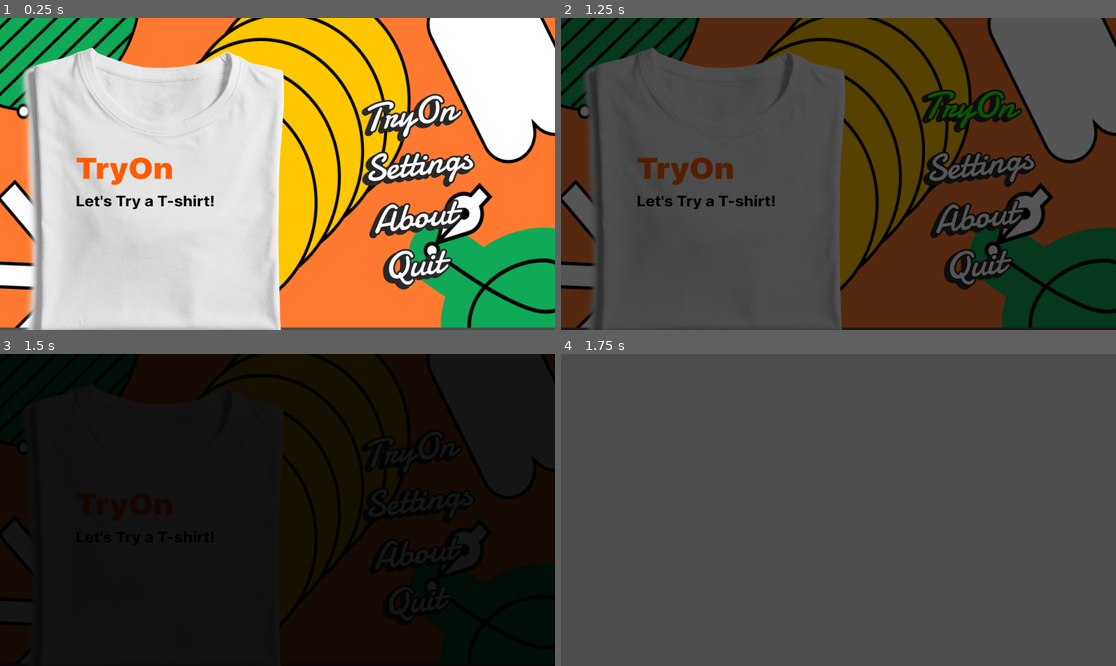
Above: before the commit, frames 1-4 (two rows, left to right).
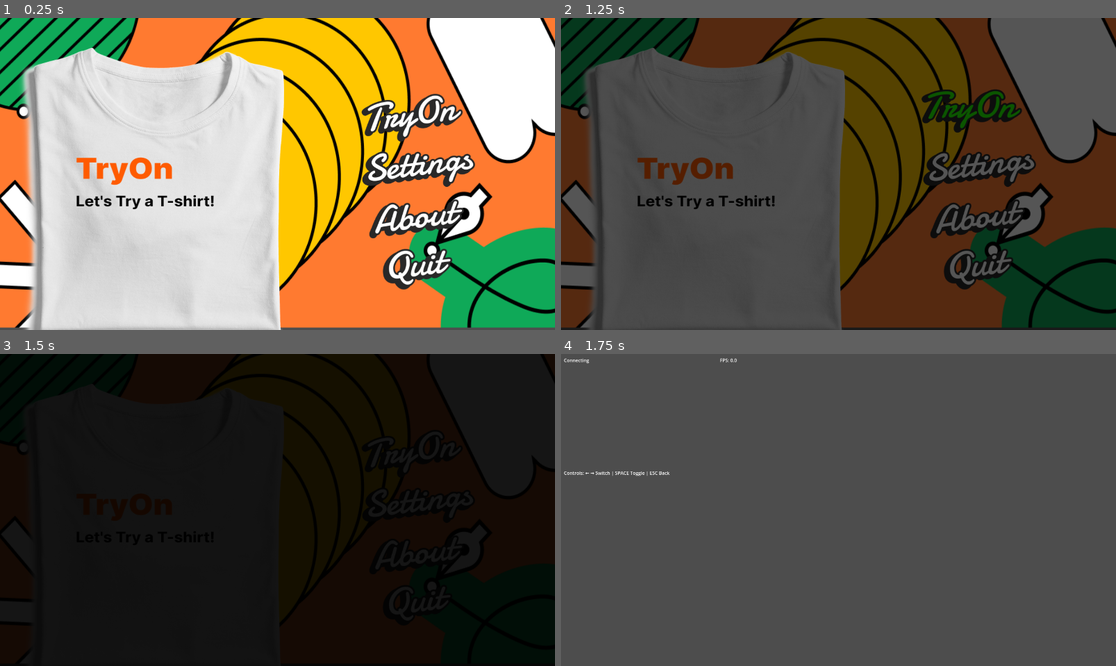
Above: after the commit, the same moments.

Repository: neonetz/Virtual-TryOn-in-Godot
Game: Godot game, scene res://godot/scenes/menus/MainMenu.tscn
The game is run twice, just before and just after one commit, with the same random seed, the same clock (stepped at 60 frames per second) and the same inputs.
Inputs (mouse positions are in pixels of both pictures, inside the frame that each line leads up to):
- Up to frame 1 (0.25 s): no input
- Up to frame 2 (1.25 s): click (966, 114) at 0.5 s
- Up to frame 3 (1.5 s): click (405, 450) at 1.25 s
- Up to frame 4 (1.75 s): no input

Frames 1-3 are identical in both runs. In frame 4, 0.2% of the frame differs, in the area x 0-32%, y 1-40%.

Commit message:
Ketagihan chaos zero nightmare dikit - Fix workflow now python handle all related to pcd

Diff:
--- a/godot/scenes/tryon/TryOn.tscn
+++ b/godot/scenes/tryon/TryOn.tscn
@@ -1,3 +1,38 @@
 [gd_scene format=3 uid="uid://bjdn7b50pm2mj"]
 
 [node name="TryOn" type="Node2D"]
+
+[node name="UDPClient" type="Node" parent="."]
+
+[node name="VideoFeedManager" type="Node" parent="."]
+
+[node name="ClothingOverlayManager" type="Node" parent="."]
+
+[node name="TryOnController" type="Node" parent="."]
+
+[node name="VideoDisplay" type="TextureRect" parent="."]
+offset_right = 640.0
+offset_bottom = 480.0
+
+[node name="UI" type="CanvasLayer" parent="."]
+
+[node name="StatusLabel" type="Label" parent="UI"]
+offset_left = 10.0
+offset_top = 10.0
+offset_right = 98.0
+offset_bottom = 33.0
+text = "Connecting"
+
+[node name="FPSLabel" type="Label" parent="UI"]
+offset_left = 550.0
+offset_top = 10.0
+offset_right = 609.0
+offset_bottom = 33.0
+text = "FPS: 0.0"
+
+[node name="ControlsLabel" type="Label" parent="UI"]
+offset_left = 10.0
+offset_top = 400.0
+offset_right = 377.0
+offset_bottom = 423.0
+text = "Controls: ← → Switch | SPACE Toggle | ESC Back"
--- a/godot/scripts/managers/ClothingOverlayManager.gd
+++ /dev/null
@@ -1,213 +0,0 @@
-# Clothing Overlay Manager
-# Manages clothing selection and overlay positioning based on body detection
-extends Node
-
-# Reference to the clothing display sprite
-@onready var clothing_sprite: Sprite2D
-
-# Available clothing items (add your PNG files here)
-var clothing_items: Array[String] = [
-	"res://godot/assets/clothes/shirt_01.png",
-	"res://godot/assets/clothes/shirt_02.png",
-	"res://godot/assets/clothes/jacket_01.png"
-]
-
-# Current state
-var current_clothing_index: int = 0
-var is_overlay_enabled: bool = true
-
-# Positioning parameters
-var scale_factor: float = 1.0
-var vertical_offset: float = 0.0
-var horizontal_offset: float = 0.0
-
-# Manual adjustment mode
-var manual_mode: bool = false
-
-# Signals
-signal clothing_changed(index: int)
-
-
-func _ready() -> void:
-	# Find the Sprite2D node for clothing display
-	clothing_sprite = get_node_or_null("../ClothingOverlay")
-
-	if clothing_sprite == null:
-		push_warning("[Clothing Manager] ClothingOverlay node not found - creating new one")
-		create_clothing_sprite()
-
-	# Connect to video manager for bbox updates
-	var video_manager = get_node_or_null("../VideoFeedManager")
-	if video_manager != null:
-		video_manager.video_updated.connect(_on_video_updated)
-		print("[Clothing Manager] Connected to video feed manager")
-
-	# Load first clothing item
-	load_clothing(current_clothing_index)
-
-
-func create_clothing_sprite() -> void:
-	"""
-	Creates a Sprite2D node for displaying clothing overlay.
-	"""
-	clothing_sprite = Sprite2D.new()
-	clothing_sprite.name = "ClothingOverlay"
-	clothing_sprite.z_index = 10  # Display above video
-	get_parent().add_child(clothing_sprite)
-
-
-func _on_video_updated(bbox: Array) -> void:
-	"""
-	Called when video frame is updated with new bounding box.
-	Automatically positions clothing based on detected body region.
-	"""
-	if not is_overlay_enabled or manual_mode:
-		return
-
-	var bbox_x = bbox[0]
-	var bbox_y = bbox[1]
-	var bbox_w = bbox[2]
-	var bbox_h = bbox[3]
-
-	# Only update if valid detection exists
-	if bbox_w > 0 and bbox_h > 0:
-		update_clothing_position(bbox_x, bbox_y, bbox_w, bbox_h)
-
-
-func update_clothing_position(x: int, y: int, w: int, h: int) -> void:
-	"""
-	Updates clothing sprite position and scale based on bounding box.
-	"""
-	if clothing_sprite == null or clothing_sprite.texture == null:
-		return
-
-	# Calculate center position of bounding box
-	var center_x = x + w / 2.0
-	var center_y = y + h / 2.0
-
-	# Apply offsets
-	center_x += horizontal_offset
-	center_y += vertical_offset
-
-	# Set sprite position
-	clothing_sprite.position = Vector2(center_x, center_y)
-
-	# Calculate scale based on bounding box width
-	var texture_width = clothing_sprite.texture.get_width()
-	var desired_width = w * scale_factor
-	var scale = desired_width / texture_width
-
-	clothing_sprite.scale = Vector2(scale, scale)
-
-
-func load_clothing(index: int) -> void:
-	"""
-	Loads a clothing item by index.
-	"""
-	if index < 0 or index >= clothing_items.size():
-		push_warning("[Clothing Manager] Invalid clothing index: " + str(index))
-		return
-
-	var clothing_path = clothing_items[index]
-
-	# Check if file exists
-	if not ResourceLoader.exists(clothing_path):
-		push_warning("[Clothing Manager] Clothing file not found: " + clothing_path)
-		return
-
-	# Load texture
-	var texture = load(clothing_path) as Texture2D
-
-	if texture == null:
-		push_error("[Clothing Manager] Failed to load clothing: " + clothing_path)
-		return
-
-	# Apply to sprite
-	clothing_sprite.texture = texture
-	current_clothing_index = index
-
-	print("[Clothing Manager] Loaded clothing: " + clothing_path)
-	emit_signal("clothing_changed", index)
-
-
-func next_clothing() -> void:
-	"""
-	Switches to the next clothing item.
-	"""
-	current_clothing_index = (current_clothing_index + 1) % clothing_items.size()
-	load_clothing(current_clothing_index)
-
-
-func previous_clothing() -> void:
-	"""
-	Switches to the previous clothing item.
-	"""
-	current_clothing_index = (current_clothing_index - 1 + clothing_items.size()) % clothing_items.size()
-	load_clothing(current_clothing_index)
-
-
-func toggle_overlay() -> void:
-	"""
-	Toggles clothing overlay visibility.
-	"""
-	is_overlay_enabled = not is_overlay_enabled
-
-	if clothing_sprite != null:
-		clothing_sprite.visible = is_overlay_enabled
-
-
-func set_scale_factor(factor: float) -> void:
-	"""
-	Adjusts the scale factor for clothing overlay.
-	"""
-	scale_factor = clamp(factor, 0.5, 2.0)
-
-
-func set_vertical_offset(offset: float) -> void:
-	"""
-	Adjusts vertical position offset.
-	"""
-	vertical_offset = offset
-
-
-func set_horizontal_offset(offset: float) -> void:
-	"""
-	Adjusts horizontal position offset.
-	"""
-	horizontal_offset = offset
-
-
-func toggle_manual_mode() -> void:
-	"""
-	Toggles between automatic and manual positioning mode.
-	"""
-	manual_mode = not manual_mode
-	print("[Clothing Manager] Manual mode: " + str(manual_mode))
-
-
-func _input(event: InputEvent) -> void:
-	"""
-	Handles keyboard input for clothing control.
-	"""
-	if event is InputEventKey and event.pressed:
-		match event.keycode:
-			KEY_LEFT:
-				previous_clothing()
-			KEY_RIGHT:
-				next_clothing()
-			KEY_SPACE:
-				toggle_overlay()
-			KEY_M:
-				toggle_manual_mode()
-			KEY_UP:
-				set_scale_factor(scale_factor + 0.1)
-			KEY_DOWN:
-				set_scale_factor(scale_factor - 0.1)
-			KEY_W:
-				set_vertical_offset(vertical_offset - 10)
-			KEY_S:
-				set_vertical_offset(vertical_offset + 10)
-			KEY_A:
-				set_horizontal_offset(horizontal_offset - 10)
-			KEY_D:
-				set_horizontal_offset(horizontal_offset + 10)
--- a/godot/scripts/managers/VideoFeedManager.gd
+++ b/godot/scripts/managers/VideoFeedManager.gd
@@ -1,6 +1,5 @@
 # Video Feed Manager
-# Manages video display and updates the UI with frames from UDP client
-extends Node
+# Manages video display - shows frames received from Python
 
 # Reference to TextureRect for displaying video
 @onready var video_display: TextureRect
@@ -8,15 +7,11 @@
 # Current frame data
 var current_image: Image = null
 var current_texture: ImageTexture = null
-var current_bbox: Array = [0, 0, 0, 0]
 
 # Performance statistics
 var frame_count: int = 0
 var last_fps_time: float = 0.0
 var current_fps: float = 0.0
-
-# Signal for other components to react to new frames
-signal video_updated(bbox: Array)
 
 
 func _ready() -> void:
@@ -41,13 +36,13 @@
 	"""
 	Called when a new frame is received from UDP client.
 	Updates the video display with the new frame.
+	Note: Frame already has clothing overlay from Python!
 	"""
 	if image == null:
 		return
 
 	# Store current frame data
 	current_image = image
-	current_bbox = bbox
 
 	# Update texture
 	if current_texture == null:
@@ -57,9 +52,6 @@
 
 	# Apply texture to display
 	video_display.texture = current_texture
-
-	# Emit signal for clothing overlay system
-	emit_signal("video_updated", bbox)
 
 	# Update statistics
 	update_fps_counter()
@@ -88,14 +80,6 @@
 		last_fps_time = current_time
 
 
-func get_current_bbox() -> Array:
-	"""
-	Returns the current bounding box coordinates.
-	Returns: [x, y, w, h]
-	"""
-	return current_bbox
-
-
 func get_fps() -> float:
 	"""
 	Returns current FPS.
Not shown, removed: godot/assets/clothes/README.txt
Not shown, removed: godot/scripts/managers/ClothingOverlayManager.gd.uid
Not shown, added: python/clothes/README.txt
Not shown, added: python/clothing_overlay.py
Not shown, changed: python/main.py
Not shown, changed: python/test_system.py
